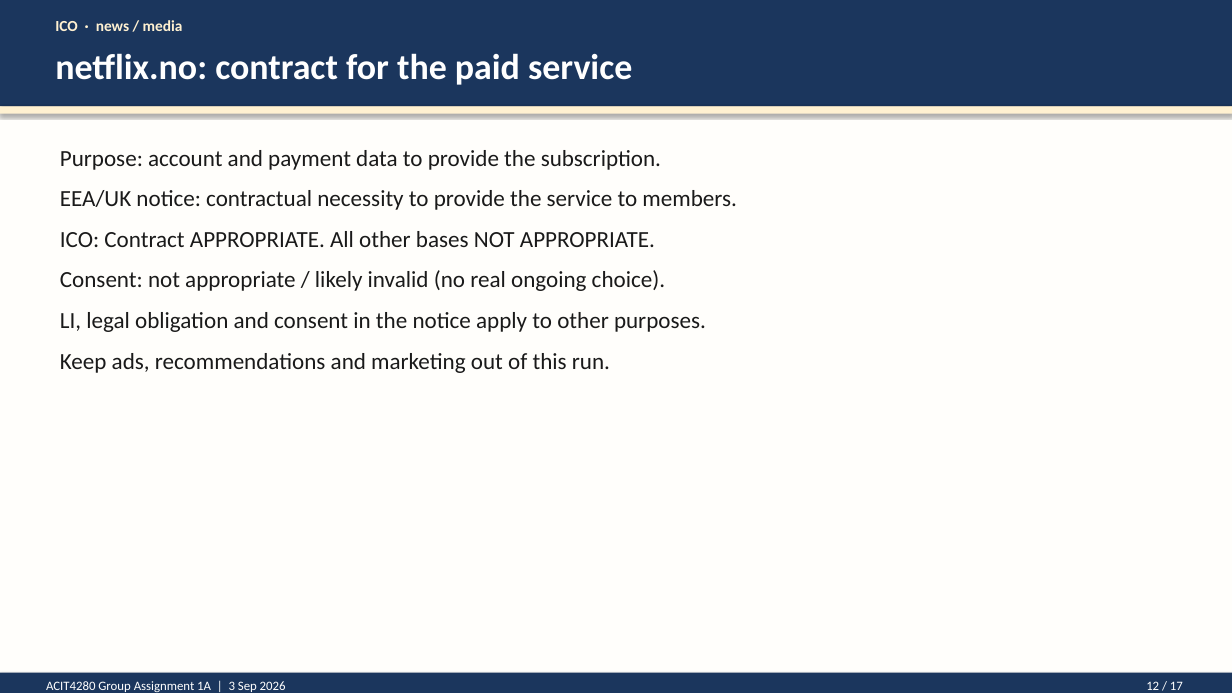
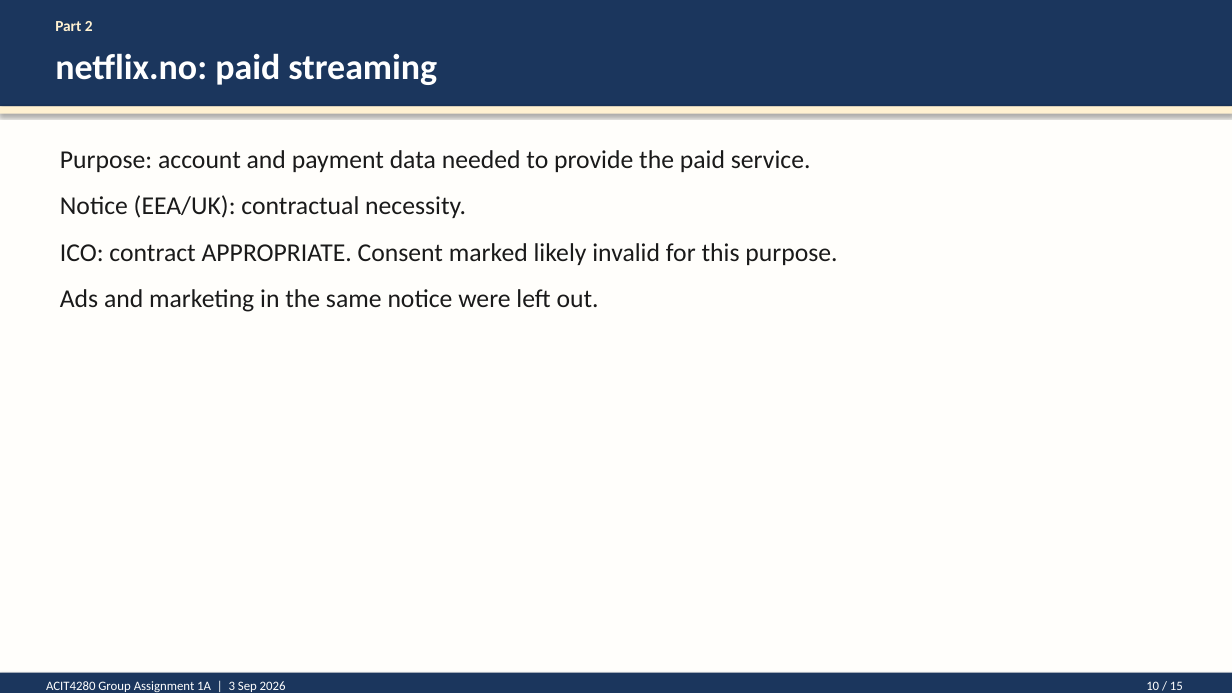
Before and after one commit to kasa031/Bacheloroppgave, a slide deck: slide 10 of ACIT4280_1A_presentation.pptx (slide 12 before the commit). Drawn at 1232x693 pixels with LibreOffice and Linux fonts; fonts in the diff are those of the drawing. Boxes give left, top, right and bottom in pixels: in the first picture for what was removed or moved away, otherwise in the second. Text is boxed around its words. In the diff, an @@ line names an element or a change of style, - is before the commit and + after.

```diff
--- a/ACIT4280_1A_presentation.pptx
+++ b/ACIT4280_1A_presentation.pptx
@@ text at bbox=[55, 21, 93, 31]: text changed @@
-ICO · news / media
+Part 2
@@ text at bbox=[55, 53, 437, 85]: text changed @@
-netflix.no: contract for the paid service
+netflix.no: paid streaming
@@ text at bbox=[60, 150, 837, 312]: text changed; size 18 to 20 pt @@
-Purpose: account and payment data to provide the subscription.
-EEA/UK notice: contractual necessity to provide the service to members.
-ICO: Contract APPROPRIATE. All other bases NOT APPROPRIATE.
-Consent: not appropriate / likely invalid (no real ongoing choice).
-LI, legal obligation and consent in the notice apply to other purposes.
-Keep ads, recommendations and marketing out of this run.
+Purpose: account and payment data needed to provide the paid service.
+Notice (EEA/UK): contractual necessity.
+ICO: contract APPROPRIATE. Consent marked likely invalid for this purpose.
+Ads and marketing in the same notice were left out.
@@ text at bbox=[1146, 681, 1183, 690]: text changed @@
-12 / 17
+10 / 15
```
Also in this commit, not shown: 13 other slides changed, 2 slides removed, 4 other files.
